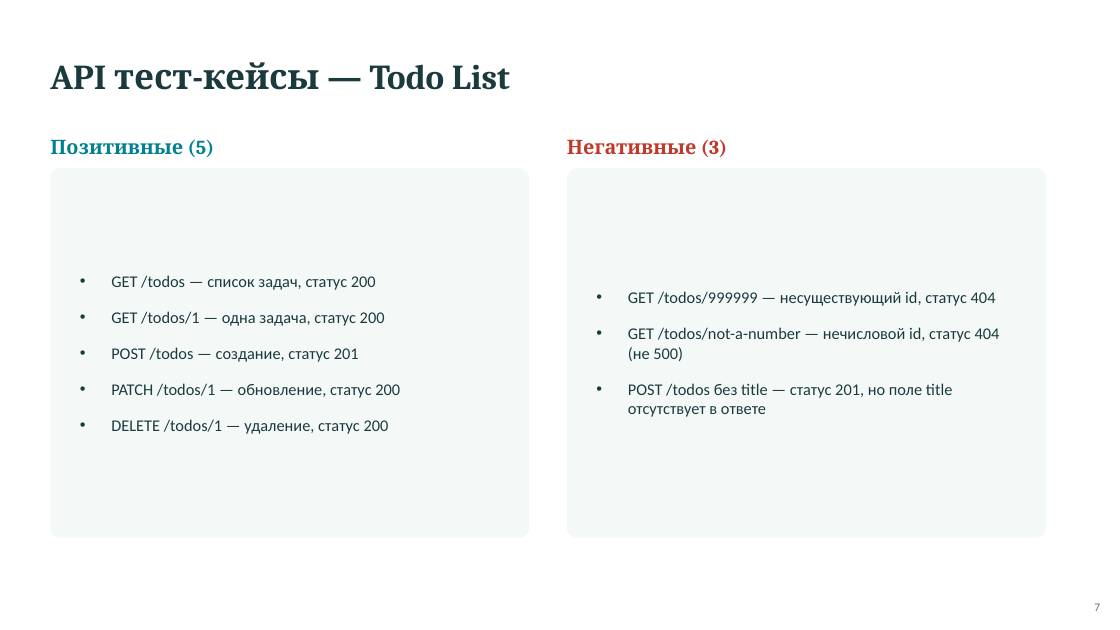
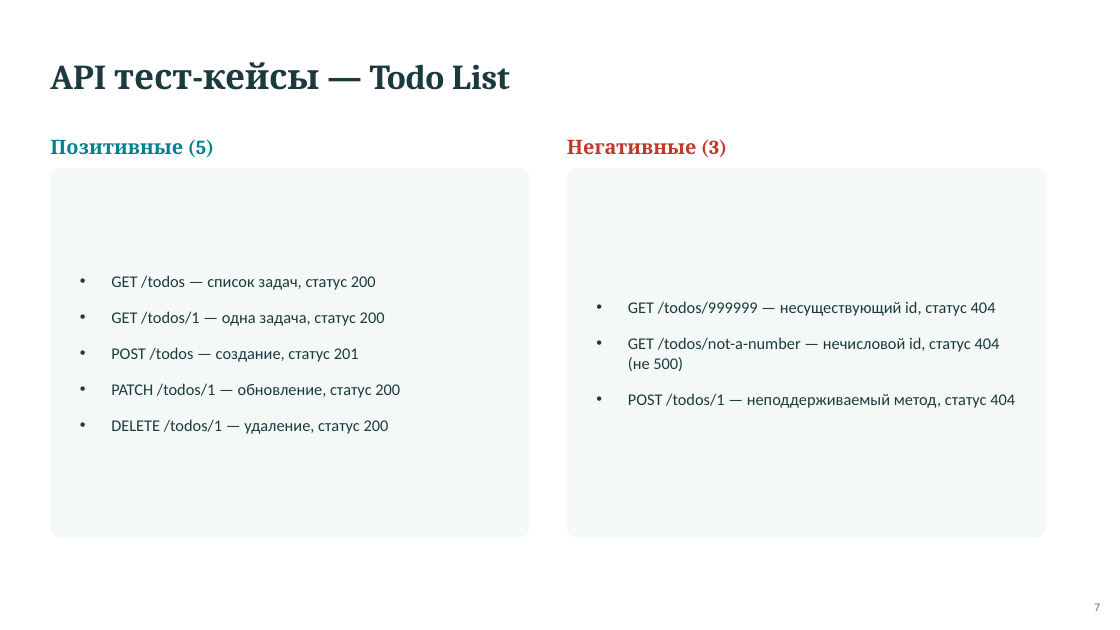
Before and after one commit to Gera-lang405/skypro-diploma-automation, a slide deck: slide 7 of diploma_presentation.pptx. Drawn at 1120x630 pixels with LibreOffice and Linux fonts; fonts in the diff are those of the drawing. Boxes give left, top, right and bottom in pixels: in the first picture for what was removed or moved away, otherwise in the second. Text is boxed around its words. In the diff, an @@ line names an element or a change of style, - is before the commit and + after.

```diff
--- a/diploma_presentation.pptx
+++ b/diploma_presentation.pptx
@@ text at (628,393,1015,408): text changed @@
-• POST /todos без title — статус 201, но поле title отсутствует в ответе
+• POST /todos/1 — неподдерживаемый метод, статус 404
```
Also in this commit, not shown: 9 other slides changed, 1 slide added, 9 other files.
